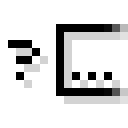
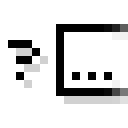
Before/after of a (128, 128) layered artwork. What changed in the layer stack:
painted on "?" over [64, 24, 128, 96]
